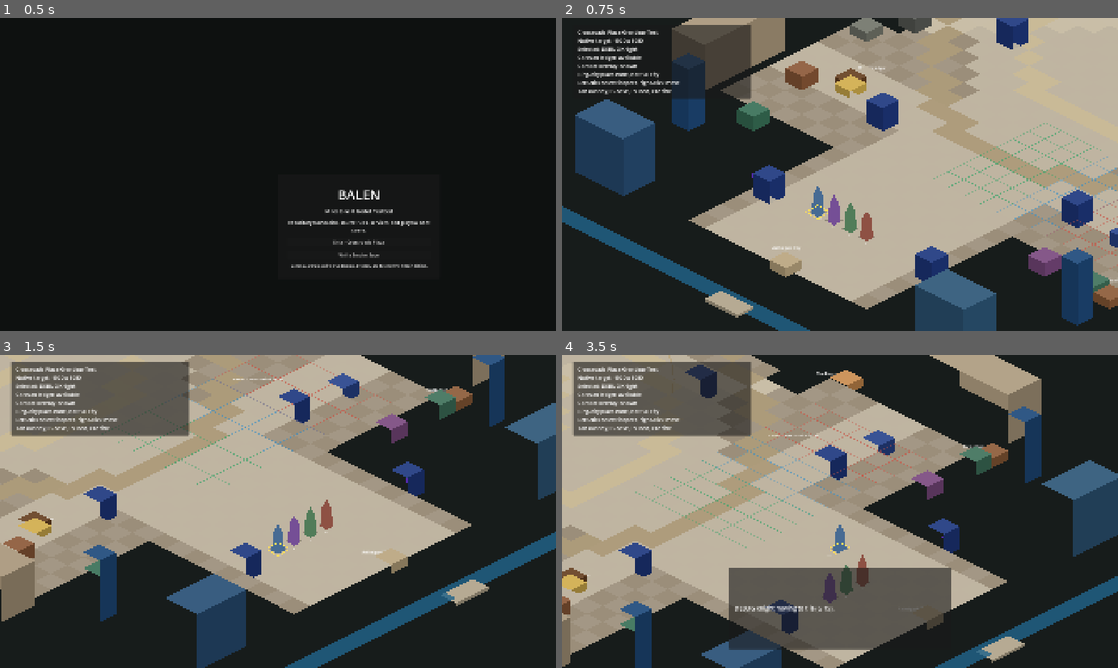
Above: before the commit, frames 1-4 (two rows, left to right).
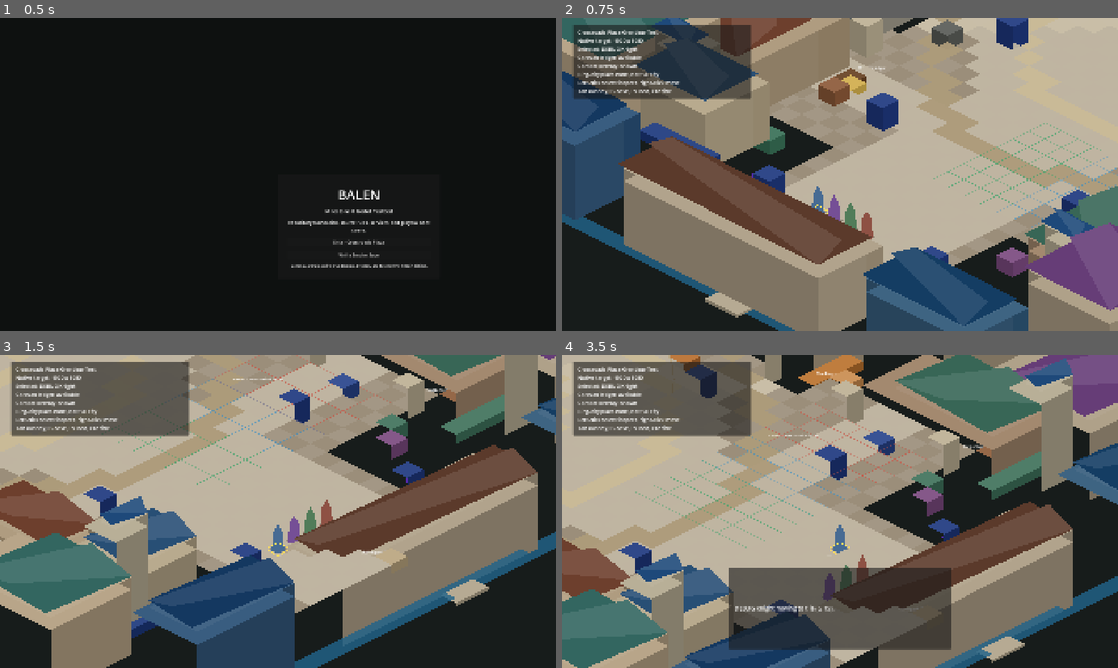
Above: after the commit, the same moments.

Repository: NovakNaumann/balen
Game: Godot game, scene res://scenes/ui/title_screen.tscn
The game is run twice, just before and just after one commit, with the same random seed, the same clock (stepped at 60 frames per second) and the same inputs.
Inputs (mouse positions are in pixels of both pictures, inside the frame that each line leads up to):
- Up to frame 1 (0.5 s): no input
- Up to frame 2 (0.75 s): click "Enter Crossroads Plaza" at 0.5 s
- Up to frame 3 (1.5 s): tap Enter at 1.25 s; move the mouse to (400, 495) at 1.27 s; tap Q (camera_rotate_left) at 1.35 s; click (400, 495) at 1.42 s
- Up to frame 4 (3.5 s): tap Space at 2 s; drag from (728, 527) to (812, 574) at 2.02 s; tap Enter at 2.75 s; move the mouse to (895, 442) at 2.77 s; right-click (895, 442) at 2.85 s; click (895, 442) at 2.92 s

Frame 1 is identical in both runs. In frame 2, 44% of the frame differs, in the area x 0-100%, y 0-100%; in frame 3, 38%; in frame 4, 40%.

Commit message:
Scale Crossroads plaza architecture

Diff:
--- a/balen/scripts/testbeds/bootstrap_graybox.gd
+++ b/balen/scripts/testbeds/bootstrap_graybox.gd
@@ -151,6 +151,7 @@
 	_add_citadel_axis()
 	_add_central_fountain()
 	_add_grand_city_backdrop()
+	_add_plaza_frontage_architecture()
 	_add_market_tents()
 	_add_civic_banners()
 	_add_route_markers()
@@ -494,36 +495,64 @@
 
 func _add_grand_city_backdrop() -> void:
 	for facade in [
-		{"name": "Left Ring City Facade A", "grid": Vector2i(-15, -10), "footprint": Vector2i(2, 4), "height": 2.6, "color": Color(0.69, 0.64, 0.54)},
-		{"name": "Left Ring City Facade B", "grid": Vector2i(-15, 0), "footprint": Vector2i(2, 5), "height": 3.2, "color": Color(0.63, 0.56, 0.45)},
-		{"name": "Left Ring City Facade C", "grid": Vector2i(-15, 11), "footprint": Vector2i(2, 5), "height": 2.8, "color": Color(0.66, 0.59, 0.48)},
-		{"name": "Right Ring City Facade A", "grid": Vector2i(14, -10), "footprint": Vector2i(2, 4), "height": 2.7, "color": Color(0.70, 0.65, 0.55)},
-		{"name": "Right Ring City Facade B", "grid": Vector2i(14, 0), "footprint": Vector2i(2, 5), "height": 3.4, "color": Color(0.61, 0.55, 0.45)},
-		{"name": "Right Ring City Facade C", "grid": Vector2i(14, 11), "footprint": Vector2i(2, 5), "height": 3.0, "color": Color(0.68, 0.61, 0.50)},
-		{"name": "Lower Foreground Dome Left", "grid": Vector2i(-12, 23), "footprint": Vector2i(3, 2), "height": 3.5, "color": Color(0.16, 0.31, 0.46)},
-		{"name": "Lower Foreground Dome Right", "grid": Vector2i(9, 23), "footprint": Vector2i(3, 2), "height": 3.5, "color": Color(0.18, 0.34, 0.47)}
+		{"name": "Left Ring City Facade A", "grid": Vector2i(-18, -14), "footprint": Vector2i(5, 7), "height": 4.2, "color": Color(0.69, 0.64, 0.54), "roof": Color(0.12, 0.27, 0.43)},
+		{"name": "Left Ring City Facade B", "grid": Vector2i(-18, -5), "footprint": Vector2i(5, 8), "height": 4.9, "color": Color(0.63, 0.56, 0.45), "roof": Color(0.18, 0.34, 0.48)},
+		{"name": "Left Ring City Facade C", "grid": Vector2i(-18, 5), "footprint": Vector2i(5, 8), "height": 4.4, "color": Color(0.66, 0.59, 0.48), "roof": Color(0.40, 0.25, 0.19)},
+		{"name": "Left Ring City Facade D", "grid": Vector2i(-18, 15), "footprint": Vector2i(5, 7), "height": 4.0, "color": Color(0.70, 0.62, 0.50), "roof": Color(0.20, 0.40, 0.38)},
+		{"name": "Right Ring City Facade A", "grid": Vector2i(13, -14), "footprint": Vector2i(5, 7), "height": 4.3, "color": Color(0.70, 0.65, 0.55), "roof": Color(0.14, 0.31, 0.46)},
+		{"name": "Right Ring City Facade B", "grid": Vector2i(13, -5), "footprint": Vector2i(5, 8), "height": 5.1, "color": Color(0.61, 0.55, 0.45), "roof": Color(0.18, 0.35, 0.50)},
+		{"name": "Right Ring City Facade C", "grid": Vector2i(13, 5), "footprint": Vector2i(5, 8), "height": 4.6, "color": Color(0.68, 0.61, 0.50), "roof": Color(0.44, 0.27, 0.17)},
+		{"name": "Right Ring City Facade D", "grid": Vector2i(13, 15), "footprint": Vector2i(5, 7), "height": 4.1, "color": Color(0.66, 0.60, 0.50), "roof": Color(0.40, 0.24, 0.47)},
+		{"name": "Lower Foreground Dome Left", "grid": Vector2i(-15, 24), "footprint": Vector2i(6, 4), "height": 4.6, "color": Color(0.16, 0.31, 0.46), "roof": Color(0.08, 0.22, 0.38)},
+		{"name": "Lower Foreground Arcade", "grid": Vector2i(-6, 24), "footprint": Vector2i(12, 4), "height": 3.9, "color": Color(0.67, 0.61, 0.51), "roof": Color(0.36, 0.23, 0.17)},
+		{"name": "Lower Foreground Dome Right", "grid": Vector2i(9, 24), "footprint": Vector2i(6, 4), "height": 4.6, "color": Color(0.18, 0.34, 0.47), "roof": Color(0.08, 0.24, 0.39)}
 	]:
 		var grid_position: Vector2i = facade.grid
 		var footprint: Vector2i = facade.footprint
 		var height: float = facade.height
 		var color: Color = facade.color
-		_add_isometric_block(str(facade.name), grid_position, footprint, height, color)
+		var roof_color: Color = facade.roof
+		_add_plaza_building(str(facade.name), grid_position, footprint, height, color, roof_color)
 
 	for grid_position in [Vector2i(-11, -18), Vector2i(-7, -19), Vector2i(7, -19), Vector2i(11, -18), Vector2i(-12, 18), Vector2i(12, 18)]:
-		_add_isometric_block("Blue roof civic tower %s" % str(grid_position), grid_position, Vector2i(1, 1), 3.8, Color(0.12, 0.29, 0.48))
+		_add_plaza_building("Blue roof civic tower %s" % str(grid_position), grid_position, Vector2i(2, 2), 5.4, Color(0.70, 0.66, 0.56), Color(0.12, 0.29, 0.48))
+
+
+func _add_plaza_frontage_architecture() -> void:
+	for building in [
+		{"name": "Slayers Guild Plaza Front", "grid": Vector2i(-14, 2), "footprint": Vector2i(3, 6), "height": 3.7, "body": Color(0.58, 0.56, 0.50), "roof": Color(0.16, 0.18, 0.18), "awning": Color(0.30, 0.32, 0.31)},
+		{"name": "Left Ringmarket Row", "grid": Vector2i(-13, 10), "footprint": Vector2i(3, 7), "height": 3.2, "body": Color(0.66, 0.58, 0.46), "roof": Color(0.43, 0.25, 0.18), "awning": Color(0.54, 0.34, 0.22)},
+		{"name": "Permit Offices Arcade", "grid": Vector2i(-12, 17), "footprint": Vector2i(4, 4), "height": 3.5, "body": Color(0.70, 0.64, 0.52), "roof": Color(0.16, 0.31, 0.46), "awning": Color(0.11, 0.22, 0.49)},
+		{"name": "Ringmarket Plaza Front", "grid": Vector2i(11, 0), "footprint": Vector2i(3, 7), "height": 3.6, "body": Color(0.68, 0.61, 0.50), "roof": Color(0.48, 0.30, 0.17), "awning": Color(0.73, 0.45, 0.18)},
+		{"name": "Stable Yard Plaza Front", "grid": Vector2i(10, 11), "footprint": Vector2i(4, 8), "height": 3.1, "body": Color(0.61, 0.50, 0.39), "roof": Color(0.22, 0.40, 0.34), "awning": Color(0.25, 0.45, 0.36)}
+	]:
+		var grid_position: Vector2i = building.grid
+		var footprint: Vector2i = building.footprint
+		var height: float = building.height
+		var body_color: Color = building.body
+		var roof_color: Color = building.roof
+		var awning_color: Color = building.awning
+		_add_plaza_building(str(building.name), grid_position, footprint, height, body_color, roof_color)
+		_add_frontage_awning("%s Awning" % str(building.name), grid_position + Vector2i(0, footprint.y - 1), Vector2i(footprint.x, 1), awning_color)
+
+	for grid_position in [
+		Vector2i(-11, -8), Vector2i(-11, -4), Vector2i(-11, 0), Vector2i(-11, 8), Vector2i(-11, 14),
+		Vector2i(10, -8), Vector2i(10, -4), Vector2i(10, 4), Vector2i(10, 9), Vector2i(10, 15)
+	]:
+		_add_isometric_block("Plaza Arcade Pier %s" % str(grid_position), grid_position, Vector2i(1, 1), 1.9, Color(0.74, 0.69, 0.58))
 
 
 func _add_market_tents() -> void:
 	for tent in [
-		{"name": "Ringmarket Blue Awning", "grid": Vector2i(10, -4), "color": Color(0.18, 0.29, 0.58)},
-		{"name": "Ringmarket Amber Awning", "grid": Vector2i(11, 0), "color": Color(0.72, 0.43, 0.18)},
+		{"name": "Ringmarket Blue Awning", "grid": Vector2i(8, -4), "color": Color(0.18, 0.29, 0.58)},
+		{"name": "Ringmarket Amber Awning", "grid": Vector2i(8, 1), "color": Color(0.72, 0.43, 0.18)},
 		{"name": "Lower Blue Market Stall", "grid": Vector2i(9, 12), "color": Color(0.16, 0.27, 0.55)},
-		{"name": "Lower Violet Market Stall", "grid": Vector2i(8, 16), "color": Color(0.48, 0.29, 0.50)},
+		{"name": "Lower Violet Market Stall", "grid": Vector2i(7, 17), "color": Color(0.48, 0.29, 0.50)},
 		{"name": "Caravan Permit Desk", "grid": EVIDENCE_GRID, "color": Color(0.40, 0.25, 0.13)},
-		{"name": "Stable Tack Awning", "grid": Vector2i(11, 16), "color": Color(0.25, 0.45, 0.36)},
-		{"name": "Slayer Notice Awning", "grid": Vector2i(-11, 5), "color": Color(0.35, 0.36, 0.34)},
-		{"name": "Left Cloth Merchant", "grid": Vector2i(-11, 12), "color": Color(0.55, 0.35, 0.22)},
-		{"name": "Left Food Seller", "grid": Vector2i(-10, 16), "color": Color(0.22, 0.44, 0.34)}
+		{"name": "Stable Tack Awning", "grid": Vector2i(8, 16), "color": Color(0.25, 0.45, 0.36)},
+		{"name": "Slayer Notice Awning", "grid": Vector2i(-9, 5), "color": Color(0.35, 0.36, 0.34)},
+		{"name": "Left Cloth Merchant", "grid": Vector2i(-9, 12), "color": Color(0.55, 0.35, 0.22)},
+		{"name": "Left Food Seller", "grid": Vector2i(-8, 17), "color": Color(0.22, 0.44, 0.34)}
 	]:
 		var grid_position: Vector2i = tent.grid
 		_add_isometric_block(str(tent.name), grid_position, Vector2i(1, 1), 0.85, tent.color)
@@ -583,6 +612,45 @@
 	_world_root.add_child(tag)
 
 
+func _add_plaza_building(node_name: String, origin: Vector2i, footprint: Vector2i, height_tiles: float, body_color: Color, roof_color: Color) -> void:
+	_add_isometric_block("%s Body" % node_name, origin, footprint, height_tiles, body_color)
+
+	var tier_offset: int = maxi(1, int(floor(float(footprint.y) / 3.0)))
+	var upper_origin := origin + Vector2i(0, tier_offset)
+	var upper_footprint := Vector2i(footprint.x, maxi(1, footprint.y - tier_offset))
+	_add_isometric_block("%s Upper Mass" % node_name, upper_origin, upper_footprint, height_tiles + 0.8, body_color.lightened(0.05))
+	_add_roof_cap("%s Roof Cap" % node_name, upper_origin, upper_footprint, height_tiles + 1.05, roof_color)
+
+
+func _add_frontage_awning(node_name: String, origin: Vector2i, footprint: Vector2i, color: Color) -> void:
+	_add_isometric_block(node_name, origin, footprint, 0.55, color)
+
+
+func _add_roof_cap(node_name: String, origin: Vector2i, footprint: Vector2i, height_tiles: float, color: Color) -> void:
+	var corners := [
+		_iso(origin),
+		_iso(origin + Vector2i(footprint.x, 0)),
+		_iso(origin + footprint),
+		_iso(origin + Vector2i(0, footprint.y))
+	]
+	var lift := Vector2(0.0, -height_tiles * TILE_SIZE.y)
+	var eave := Vector2(0.0, -10.0)
+	var roof := PackedVector2Array([
+		corners[0] + lift + Vector2(0.0, -12.0),
+		corners[1] + lift + Vector2(18.0, 0.0),
+		corners[2] + lift + Vector2(0.0, 12.0),
+		corners[3] + lift + Vector2(-18.0, 0.0)
+	])
+	var ridge := PackedVector2Array([
+		corners[0] + lift + eave,
+		(corners[1] + corners[2]) * 0.5 + lift + Vector2(0.0, -32.0),
+		corners[2] + lift + Vector2(0.0, 12.0),
+		(corners[3] + corners[0]) * 0.5 + lift + Vector2(0.0, -32.0)
+	])
+	_add_polygon("%s Main" % node_name, roof, color, int(corners[2].y) + 18)
+	_add_polygon("%s Ridge" % node_name, ridge, color.lightened(0.10), int(corners[2].y) + 19)
+
+
 func _add_isometric_block(node_name: String, origin: Vector2i, footprint: Vector2i, height_tiles: float, color: Color) -> void:
 	var corners := [
 		_iso(origin),
Not shown, changed: docs/2_5d_style_reference.md
Not shown, changed: docs/testbed_change_log.md
